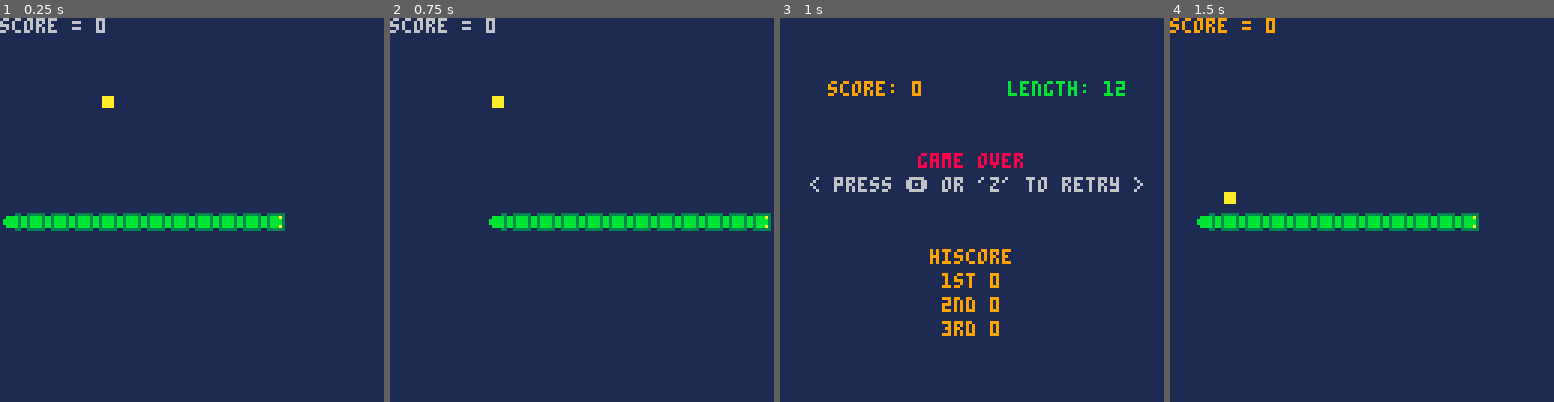
Above: before the commit, frames 1-4 (left to right).
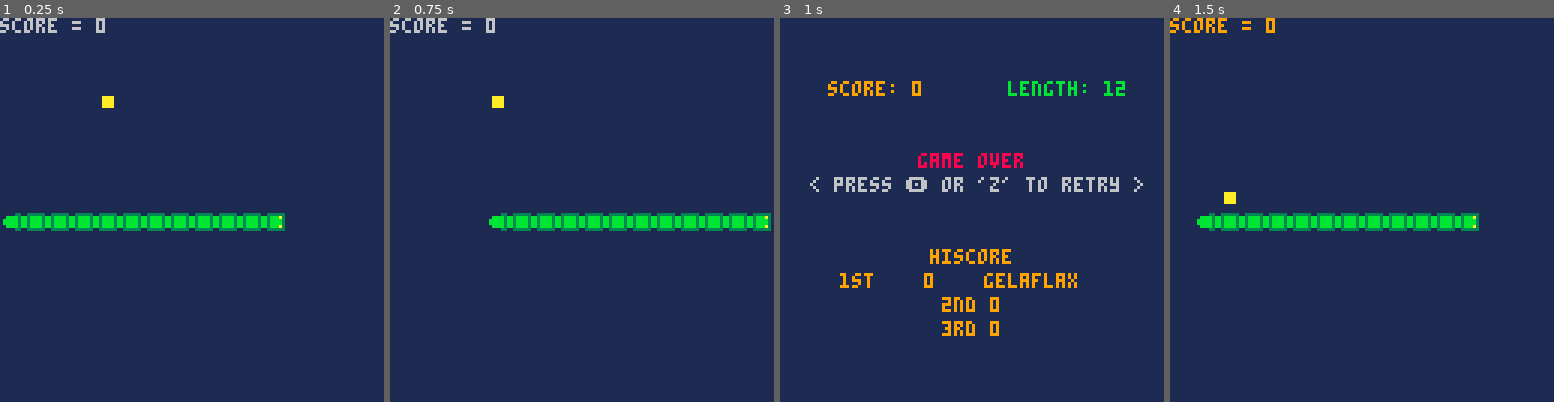
Above: after the commit, the same moments.

Repository: kakardo/Pico-8
Game: PICO-8 cartridge game carts/01 grone orm (snake clone)/snake.p8
The game is run twice, just before and just after one commit, with the same random seed, the same clock (stepped at 60 frames per second) and the same inputs.
Inputs:
- Up to frame 1 (0.25 s): no input
- Up to frame 2 (0.75 s): tap X (X key) at 0.33 s; tap O (Z key) at 0.7 s
- Up to frame 3 (1 s): no input
- Up to frame 4 (1.5 s): tap X (X key) at 1.07 s

Frames 1-2 are identical in both runs. In frame 3, 0.8% of the frame differs, in the area x 15-78%, y 66-71%; in frame 4, nothing differs.

Commit message:
Checking and designing formatting for top player score

Diff:
--- a/game carts/01 grone orm (snake clone)/ui.lua
+++ b/game carts/01 grone orm (snake clone)/ui.lua
@@ -12,10 +12,19 @@
   print_centered("< press 🅾️ or \'z\' to retry >", 64, 56, 6)
   --print_centered("adjust starting speed",64,88,5)
 
+  -- Letter (with space) = 4 pixels
+  local first = 20
   print_centered("hiscore", 64, 80, 137)
-  print_centered("1st "..hiscore[1], 64, 88, 137)
+  print("1st ", first, 85, 137)
+  --print("88     88", first+12, 85, 8) -- space check
+  print(hiscore[1], first+28, 85, 137)
+  print("gelaflax", first+48, 85, 137) -- space check
+
   print_centered("2nd "..hiscore[2], 64, 96, 137)
   print_centered("3rd "..hiscore[3], 64, 104, 137)
 end
 
+function print_score()
+end
+
 -- LAST_LINE_OF_UI_LUA
